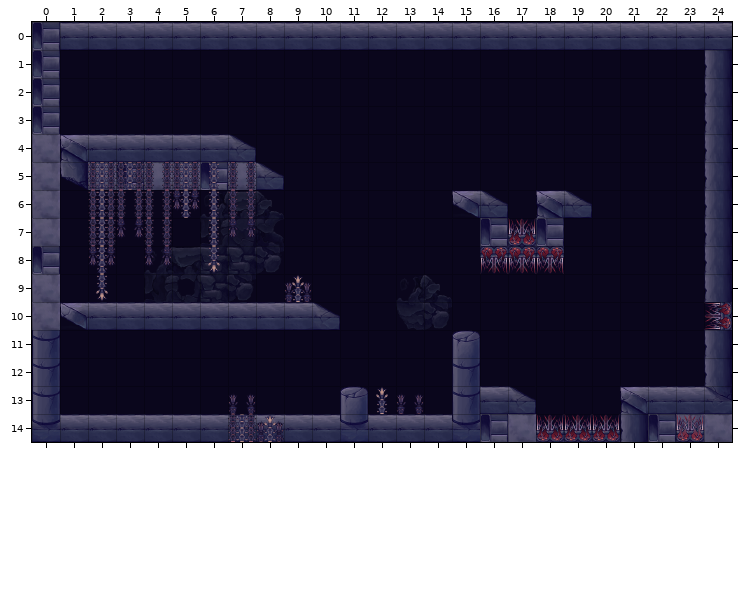
A Tiled map gets an edit: src/data/for_tests_only.tmx. Above is the file before it was changed.
Cells are 64x64 px. Shown: x 0..24, y 0..14.
New version:
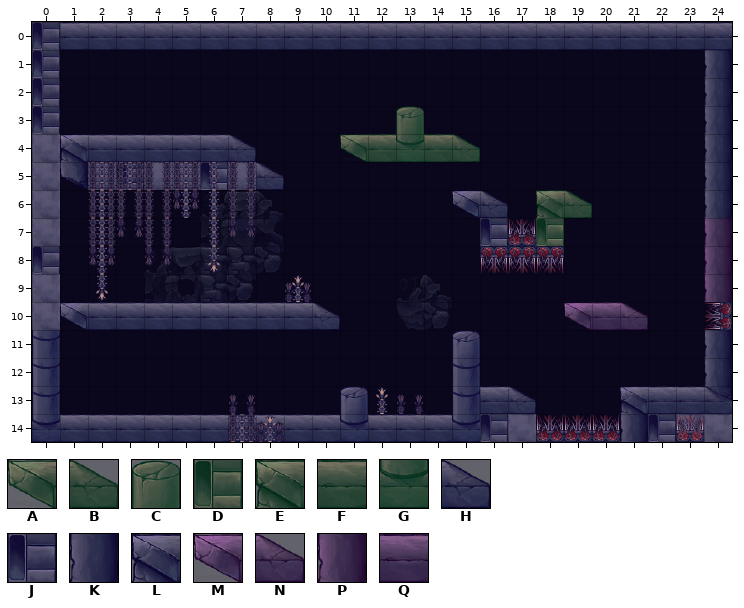
Key: from "tileset_green_01": A 1 "corner", B 2 "corner", C 3, D 10, E 20 "corner", F 21, G 23; from "tileset_neutral_01": H 2 "corner", J 10, K 12, L 20 "corner"; from "tileset_pink_01": M 1 "corner", N 2 "corner", P 12, Q 21.
_ is an empty cell.
Edits made:
{"where": "layer \"walls\""}
{"y":3,"x":13,"old":"_","new":"C"}
{"y":4,"x":11,"old":"_____","new":"AFGFB"}
{"y":6,"x":18,"old":"LH","new":"EB"}
{"y":7,"x":18,"old":"J","new":"D"}
{"y":7,"x":24,"old":"K","new":"P"}
{"y":8,"x":24,"old":"K","new":"P"}
{"y":9,"x":24,"old":"K","new":"P"}
{"y":10,"x":19,"old":"___","new":"MQN"}
